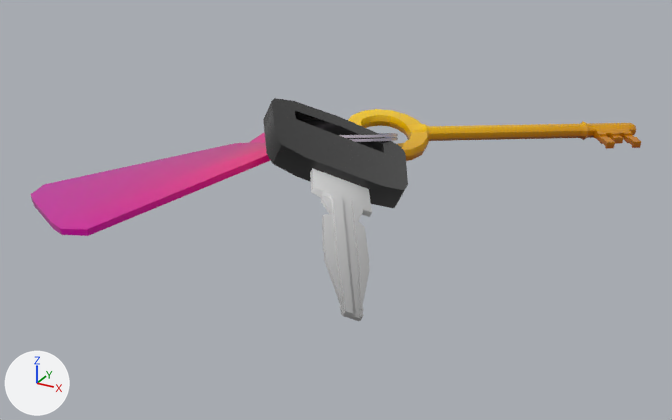
The glTF model assets/scene/Models/keys/keys.glb: old version first, new version second.
Both versions are drawn from a 50 mm lens placed at (0.7, -1.347, 0.589), pointed at (0.001, -0.077, -0.046). The axes (+X, +Y, +Z) are drawn at lower left. The lights are the same throughout. The first picture is the older version. Vertices at exactly the same position are counted once.

In view in the first picture: 'keys'.
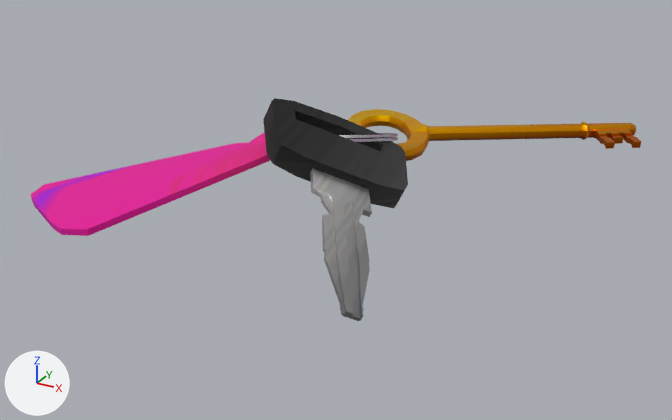
Where the change shows, as pixel boxes (x1, y1, x2, y2) in the pictures (672 x 420 px; the box of a moved part takes in the faces that stretch with it):
'keys', surface changed: (31, 98, 641, 321) in both
part 1 of me_cu圓, moved or reshaped: (293, 120, 386, 212) in both
part 2 of me_cu圓, recoloured (darker): (310, 109, 641, 321) in both

Diff of the bpy script that builds the scene:
```diff
--- a/assets/scene/Models/keys/keys.glb.py
+++ b/assets/scene/Models/keys/keys.glb.py
@@ img_mega_atlas_256 @@
+img_mega_atlas_256 = load_image('mega_atlas_256', '_unpacked/mega_atlas_256', 256, 256, 'sRGB')
@@ mat_megaatlas @@
 n0 = _N.new('ShaderNodeBsdfPrincipled'); n0.name = 'Principled BSDF'
-n0.inputs[2].default_value = 0.207  # 'Roughness'
+n0.inputs[2].default_value = 1.0  # 'Roughness'
 n1 = _N.new('ShaderNodeOutputMaterial'); n1.name = 'Material Output'
@@ mat_megaatlas @@
 n4 = _N.new('ShaderNodeTexImage'); n4.name = 'Image Texture'
-n4.image = img_mega_atlas
+n4.image = img_mega_atlas_256
 _L.new(n0.outputs[0], n1.inputs[0])  # 'BSDF' to 'Surface'
@@ mat_megaatlassmall_metal @@
+mat_megaatlassmall_metal = bpy.data.materials.new('MegaAtlasSmall_Metal')
+# uses the picture img_mega_atlas_256
@@ me_cu圓 @@
 me_cu圓.from_pydata(...)  # 644 vertices, 1262 faces; spans x -0.411..0.41, y -0.464..0.42, z -0.005..0.138
 # used by ob_keys; location = (0.0, 0.0, 0.0)
+# me_cu圓 part 1
+# 6 faces are deleted
+# 4 new faces join them, mat_megaatlas
+# 2 new faces join them, mat_megaatlassmall_metal
+# me_cu圓 part 2: 1040 faces spanning x -0.179..0.41, y -0.464..0.42, z -0.003..0.084 switch from mat_megaatlas to mat_megaatlassmall_metal
```
